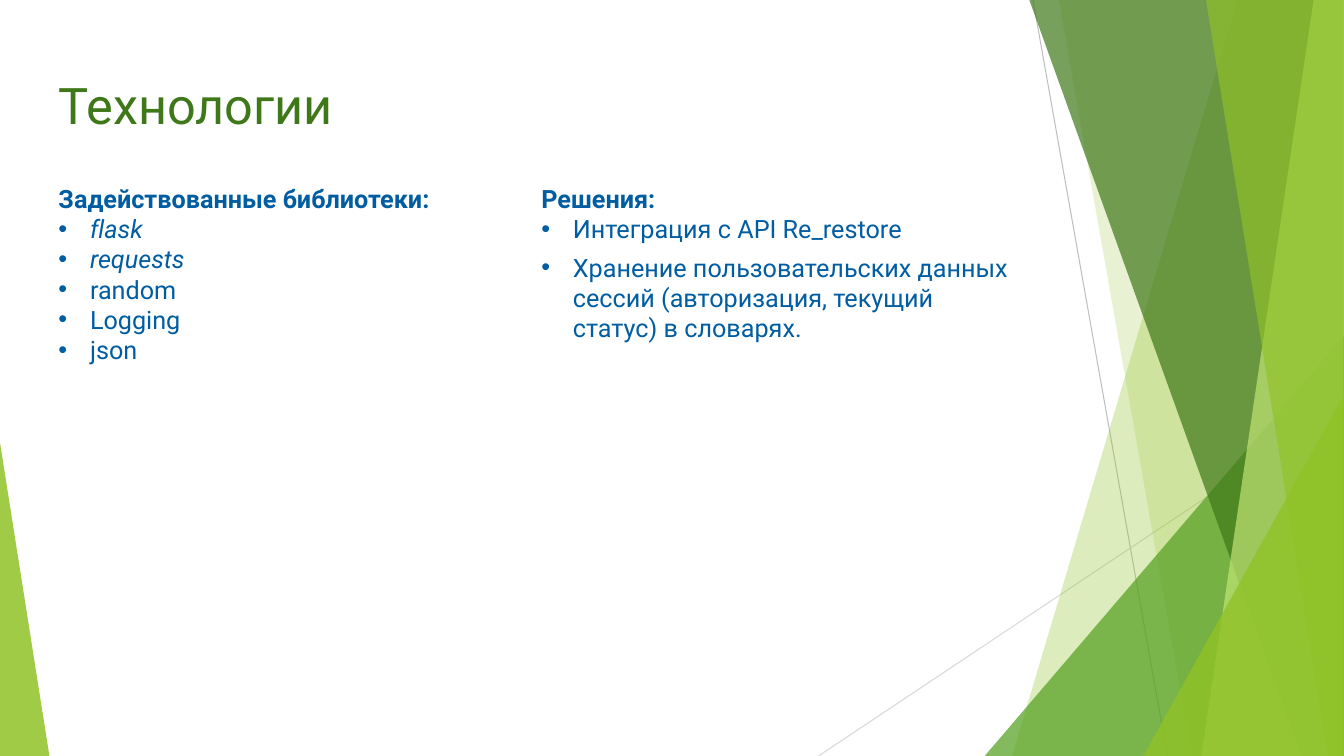
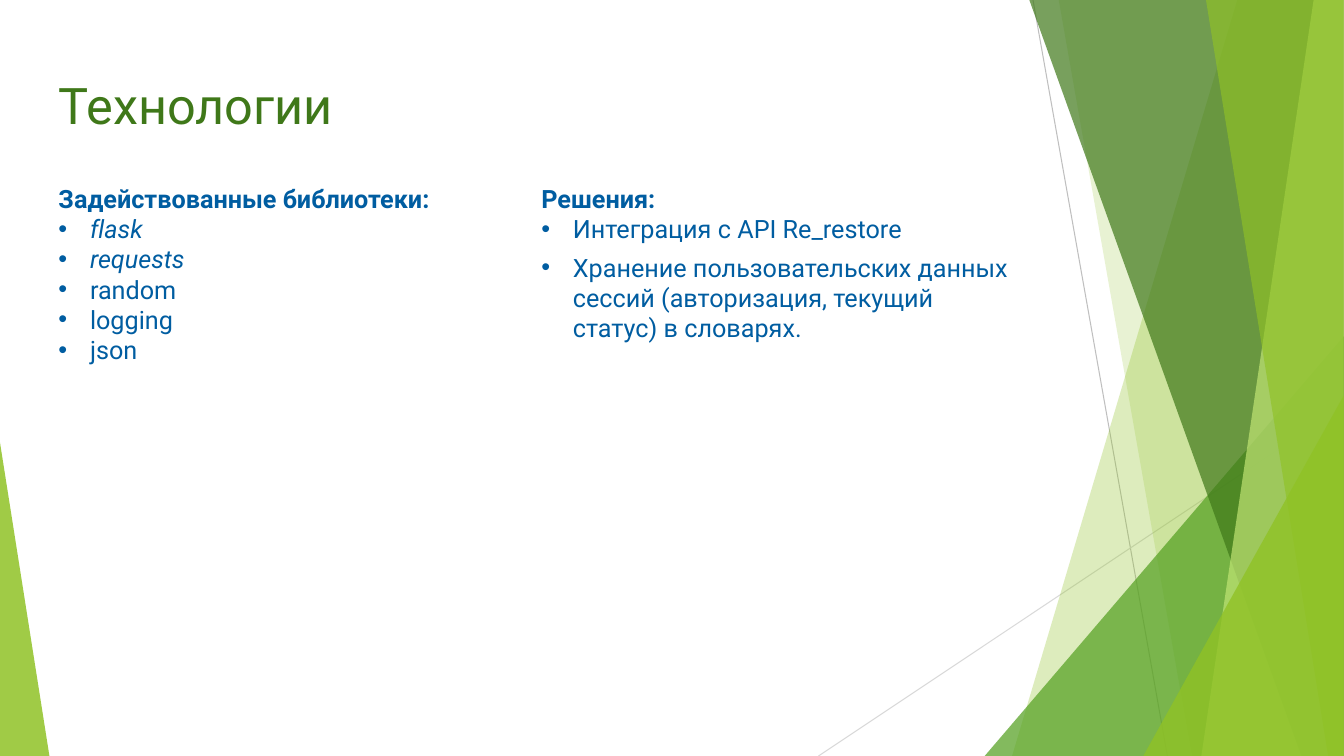
Before and after one commit to vlad120/Re_restore-Alice, a slide deck: slide 5 of Documents/API project presentation.pptx. Drawn at 1344x756 pixels with LibreOffice and Linux fonts; fonts in the diff are those of the drawing. Boxes give left, top, right and bottom in pixels: in the first picture for what was removed or moved away, otherwise in the second. Text is boxed around its words. In the diff, an @@ line names an element or a change of style, - is before the commit and + after.

```diff
--- a/Documents/API project presentation.pptx
+++ b/Documents/API project presentation.pptx
@@ text at bbox=[90, 310, 173, 335]: text changed @@
-• Logging
+• logging
```
Also in this commit, not shown: 4 other files.
